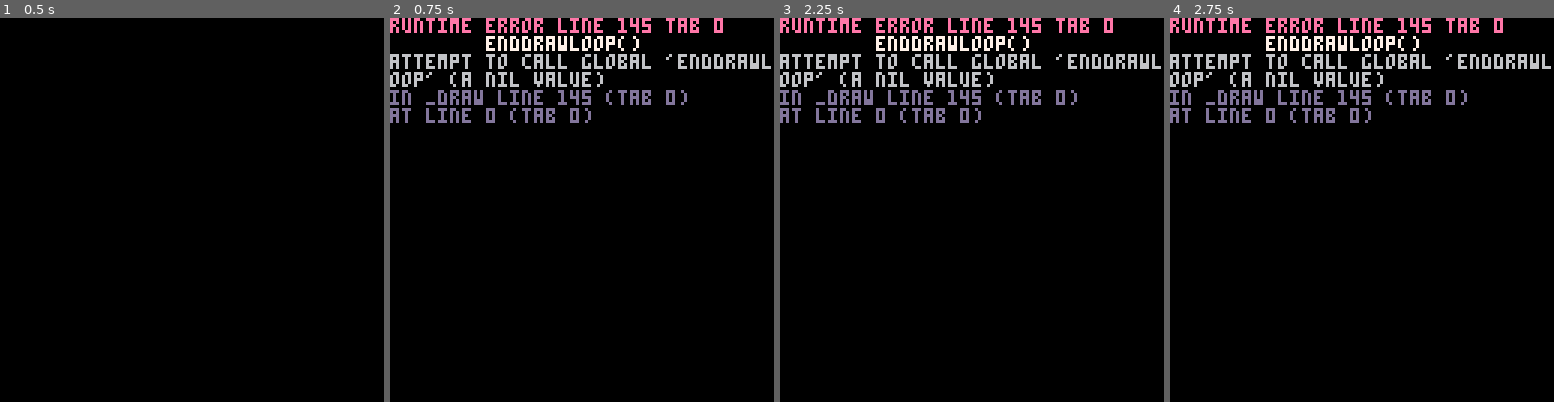
Above: before the commit, frames 1-4 (left to right).
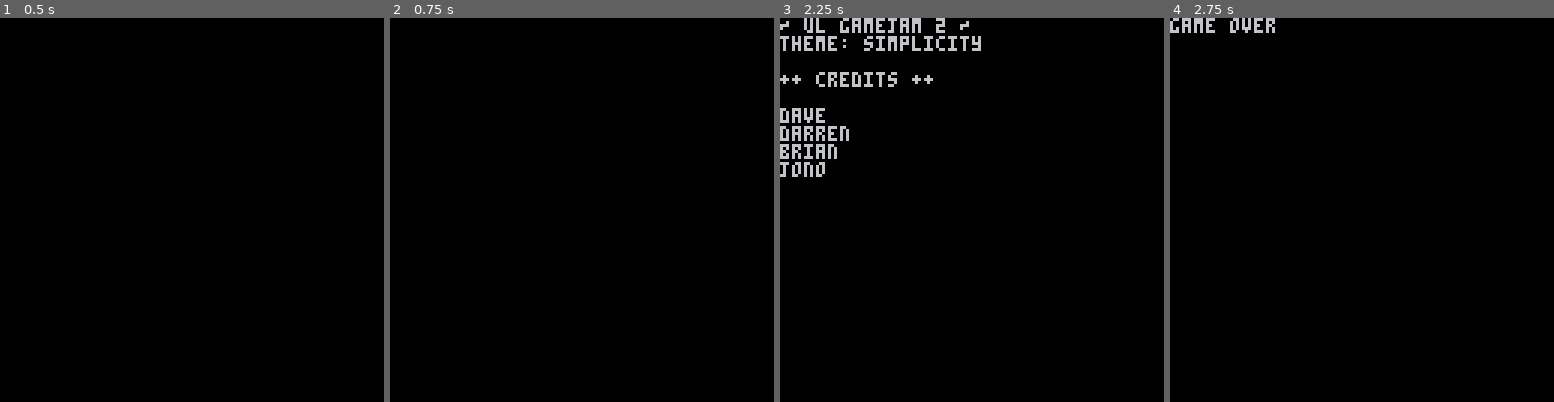
Above: after the commit, the same moments.

Repository: dave-ryley/ULGameJam2
Game: PICO-8 cartridge src/lua/lua.p8
Same seed, same stepped clock (60 frames per second), same inputs: the game is played once before the commit and once after it.
Inputs:
- Up to frame 1 (0.5 s): tap X (X key) at 0.33 s
- Up to frame 2 (0.75 s): tap O (Z key) at 0.7 s
- Up to frame 3 (2.25 s): tap X (X key) at 1.07, 1.85 s; hold Right 1.6-2.1 s; hold P2 Left 1.6-2.1 s; tap O (Z key) at 1.7, 2.1 s; hold Up from 2.15 s (still down); hold P2 Down from 2.15 s (still down)
- Up to frame 4 (2.75 s): release Up at 2.42 s; release P2 Down at 2.42 s; hold Right from 2.47 s (still down); hold P2 Left from 2.47 s (still down); tap O (Z key) at 2.5 s

Frame 1 is identical in both runs. In frame 2, 6.4% of the frame differs, in the area x 0-100%, y 0-28%; in frame 3, 8.4%, in the area x 0-100%, y 0-42%; in frame 4, 6.5%.
Error before the commit: runtime error line 145 tab 0; enddrawloop(); attempt to call global 'enddrawloop' (a nil value)

Commit message:
players move in directions

Diff:
--- a/src/lua/lua.p8
+++ b/src/lua/lua.p8
@@ -1,57 +1,8 @@
 pico-8 cartridge // http://www.pico-8.com
 version 16
 __lua__
---------------------------------------------------------------
--- global parameters
---------------------------------------------------------------
+
 mode = "menu"
-lastTime = time()
-deltaTime = 0
-
-function update_delta_time()
-    local time = time()
-    deltaTime = time - lastTime
-    lastTime = time
-end
-
---------------------------------------------------------------
--- sfx parameters
---------------------------------------------------------------
-eating =
-{
-    1, 2, 3
-}
-run = 5
-
-
-rate_limiters = {}
---------------------------------------------------------------
--- global functions
---------------------------------------------------------------
-function play_sound(sound, channel)
-    if type(sound) == "table" then
-        local soundIndex = math.random(#sound)
-        sfx(sound[soundIndex], channel)
-    else
-        sfx(sound, channel)
-    end
-end
-
-function play_rate_limited_sound(sound, channel, length)
-    if not (rate_limiters[channel] and rate_limiters[channel] > 0) then
-        rate_limiters[channel] = length
-        play_sound(sound, channel)
-    end
-end
-
-function update_rate_limited_audio()
-    for i = 1, #rate_limiters do
-        if rate_limiters[i] > 0 then
-            rate_limiters[i] -= deltaTime
-        end
-    end
-end
-
 --------------------------------------------------------------
 -- main menu loop
 --------------------------------------------------------------
@@ -74,12 +25,18 @@
 --------------------------------------------------------------
 -- main game loop
 --------------------------------------------------------------
+player1 = {}
+player1.speed = 5
+player1.x = 1
+player1.y = 1
+player1.sprite = 1
 
-speed = 5
-player1x = 1
-player1y = 1
-player2x = 10
-player2y = 10
+player2 = {}
+player2.speed = 5
+player2.x = 10
+player2.y = 10
+player2.sprite = 5
+
 topleftperameter = 5
 bottomrightperameter = 20 -- dont know proper perameters yet
 
@@ -101,16 +58,40 @@
 
 function gameloop()
     --player 1 movement
-    if (btn(0,0) and player1x > topleftperameter) then player1x = clamp_move_topleft(player1x, -speed) end
-    if (btn(1,0) and player1x < bottomrightperameter) then player1x = clamp_move_bottomright(player1x, speed) end
-    if (btn(2,0) and player1y > topleftperameter) then player1y = clamp_move_topleft(player1y, -speed) end
-    if (btn(3,0) and player1y < bottomrightperameter) then player1y = clamp_move_bottomright(player1y, speed) end
+    if (btn(0,0) and player1.x > topleftperameter) then
+         player1.x = clamp_move_topleft(player1.x, -player1.speed)
+        player1.sprite = 4
+    end
+    if (btn(1,0) and player1.x < bottomrightperameter) then
+        player1.x = clamp_move_bottomright(player1.x, player1.speed)
+        player1.sprite = 2
+    end
+    if (btn(2,0) and player1.y > topleftperameter) then
+        player1.y = clamp_move_topleft(player1.y, -player1.speed)
+        player1.sprite = 1
+    end
+    if (btn(3,0) and player1.y < bottomrightperameter) then
+        player1.y = clamp_move_bottomright(player1.y, player1.speed)
+        player1.sprite = 3
+    end
     --player 2 movement
 
-    if (btn(0,1) and player2x > topleftperameter) then player2x = clamp_move_topleft(player2x, -speed) end
-    if (btn(1,1) and player2x < bottomrightperameter) then player2x = clamp_move_bottomright(player2x, speed) end
-    if (btn(2,1) and player2y > topleftperameter) then player2y = clamp_move_topleft(player2y, -speed) end
-    if (btn(3,1) and player2y < bottomrightperameter) then player2y = clamp_move_bottomright(player2y, speed) end
+    if (btn(0,1) and player2.x > topleftperameter) then
+        player2.x = clamp_move_topleft(player2.x, -player2.speed)
+        player2.sprite = 8
+    end
+    if (btn(1,1) and player2.x < bottomrightperameter) then
+        player2.x = clamp_move_bottomright(player2.x, player2.speed)
+        player2.sprite = 6
+    end
+    if (btn(2,1) and player2.y > topleftperameter) then
+        player2.y = clamp_move_topleft(player2.y, -player2.speed)
+        player2.sprite = 5
+    end
+    if (btn(3,1) and player2.y < bottomrightperameter) then
+        player2.y = clamp_move_bottomright(player2.y, player2.speed)
+        player2.sprite = 7
+    end
 
     if btn(4) then
         mode = "end"
@@ -119,17 +100,30 @@
 
 function gamedrawloop()
     cls()
-    spr(1,player1x,player1y)
-    spr(2,player2x,player2y)
+    spr(player1.sprite,player1.x,player1.y)
+    spr(player2.sprite,player2.x,player2.y)
 end
+
+--------------------------------------------------------------
+-- main end screen loop
+--------------------------------------------------------------
+function endloop()
+    cls()
+    print("game over");
+    if btn(4) or btn(5) then
+        mode = "menu"
+        cls()
+    end
+end
+
+function enddrawloop()
+
+end
+
 --------------------------------------------------------------
 -- main update loops
 --------------------------------------------------------------
 function _update()
-
-    update_delta_time()
-    update_rate_limited_audio()
-
     if mode == "menu" then
         menuloop()
     elseif mode == "game" then
